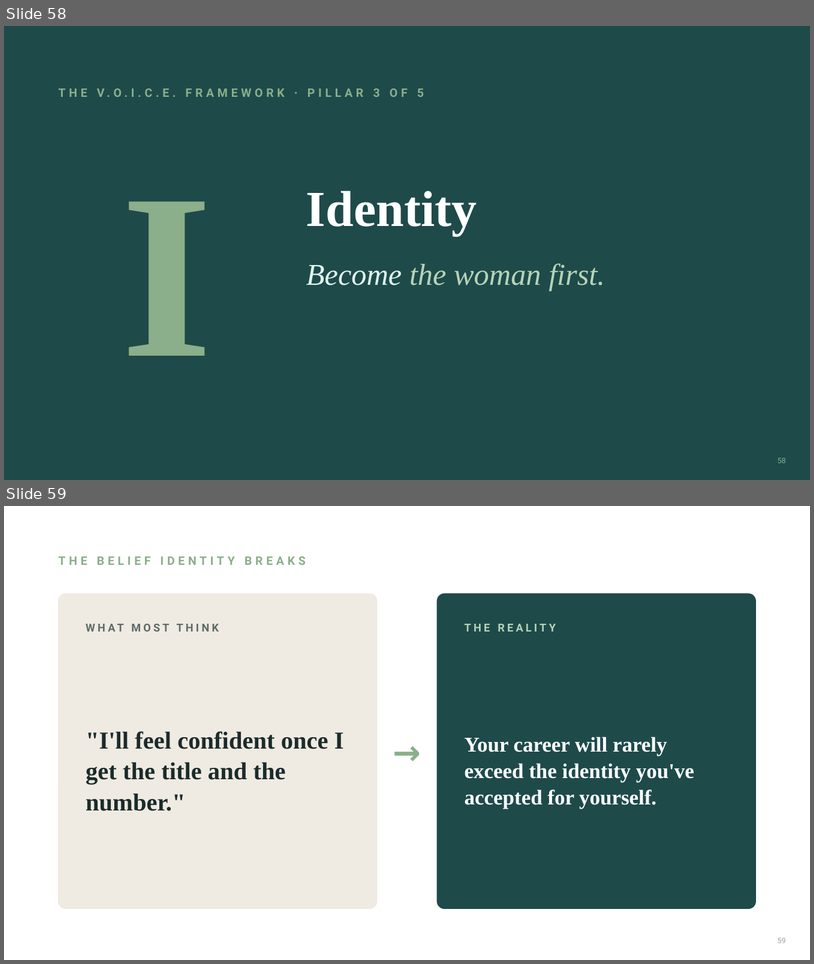
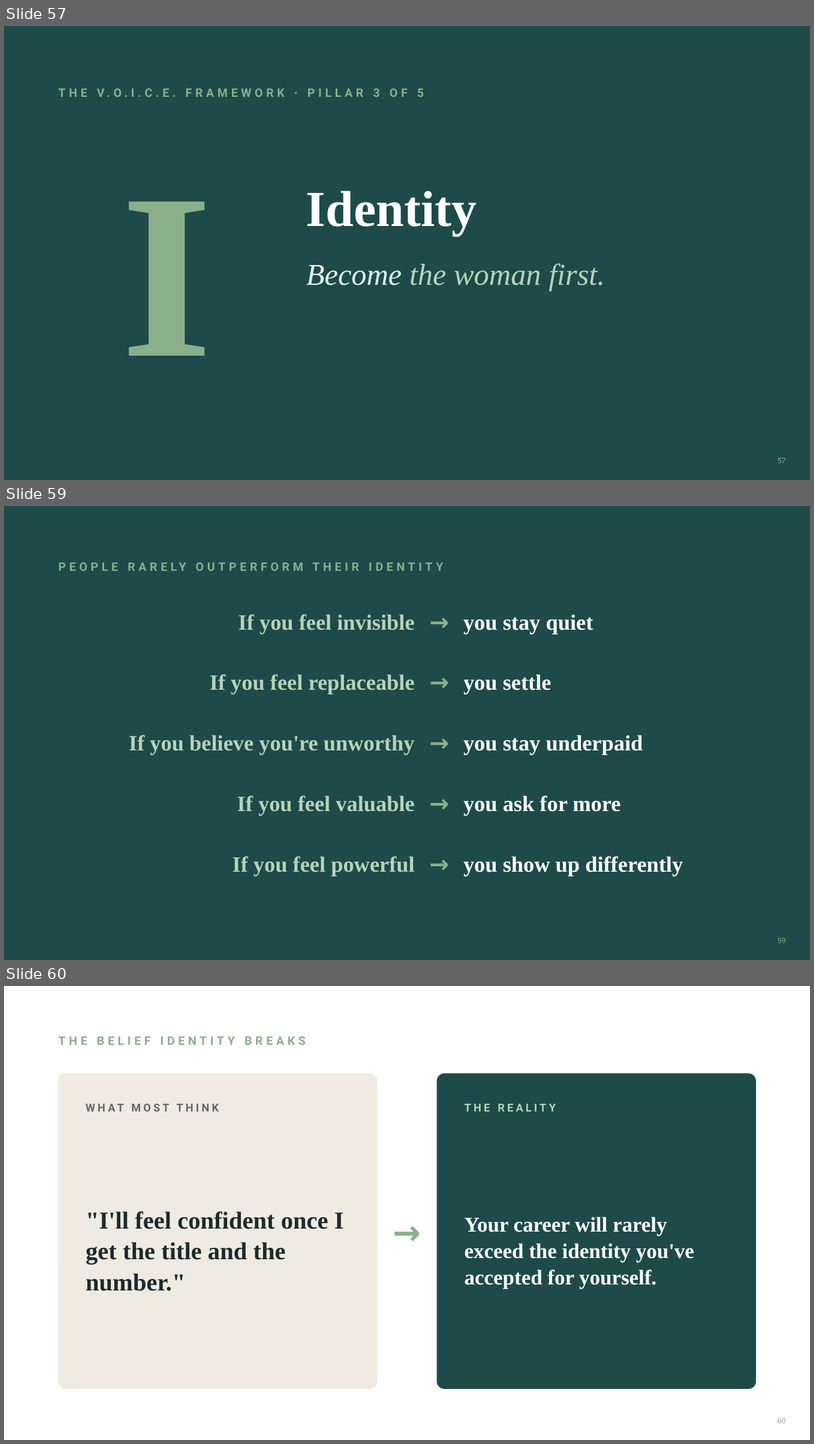
Before and after one commit to danielkelleyy/Beacon-Media, a slide deck: masterclass/tamara-lashchyk/Tamara-Masterclass-v3.pptx. Shown one above the other, each under a label of ours: slides 58 and 59 before the commit, slides 57, 59 and 60 after it; the slides between them are not shown. The pictures are 814x964 and 814x1444 pixels, drawn with LibreOffice and Linux fonts; fonts in the diff are those of the drawing. Boxes give left, top, right and bottom in pixels: in the first picture for what was removed or moved away, otherwise in the second. Text is boxed around its words. In the diff, an @@ line names an element or a change of style, - is before the commit and + after.

```diff
--- a/masterclass/tamara-lashchyk/Tamara-Masterclass-v3.pptx
+++ b/masterclass/tamara-lashchyk/Tamara-Masterclass-v3.pptx
@@ slide 59 added at [4,506,810,960], background #1E4A4A @@
@@ text added at [59,555,756,579], 14 pt, text #8AAF8A, bold @@
+PEOPLE RARELY OUTPERFORM THEIR IDENTITY
@@ text added at [419,597,461,645], 28 pt, text #8AAF8A, bold @@
+→
@@ text added at [239,614,414,634], 26 pt, text #B7D3B7, bold @@
+If you feel invisible
@@ text added at [464,615,594,634], 26 pt, text #FFFFFF, bold @@
+you stay quiet
@@ text added at [419,657,461,706], 28 pt, text #8AAF8A, bold @@
+→
@@ text added at [210,674,415,694], 26 pt, text #B7D3B7, bold @@
+If you feel replaceable
@@ text added at [464,674,552,694], 26 pt, text #FFFFFF, bold @@
+you settle
@@ text added at [419,718,461,766], 28 pt, text #8AAF8A, bold @@
+→
@@ text added at [129,735,415,754], 26 pt, text #B7D3B7, bold @@
+If you believe you're unworthy
@@ text added at [464,735,644,754], 26 pt, text #FFFFFF, bold @@
+you stay underpaid
@@ text added at [419,778,461,826], 28 pt, text #8AAF8A, bold @@
+→
@@ text added at [237,795,414,815], 26 pt, text #B7D3B7, bold @@
+If you feel valuable
@@ text added at [464,795,621,815], 26 pt, text #FFFFFF, bold @@
+you ask for more
@@ text added at [419,839,461,887], 28 pt, text #8AAF8A, bold @@
+→
@@ text added at [233,856,414,876], 26 pt, text #B7D3B7, bold @@
+If you feel powerful
@@ text added at [464,856,683,876], 26 pt, text #FFFFFF, bold @@
+you show up differently
@@ page number added at [778,937,786,943], 9 pt, text #8AAF8A @@
+59
@@ what was slide 58 is now slide 57 @@
@@ page number at [778,457,786,463]: text changed @@
-58
+57
@@ what was slide 59 is now slide 60 @@
```
Also in this commit, not shown: 8 slides changed, 11 other slides added, 16 slides removed, 5 other files.
